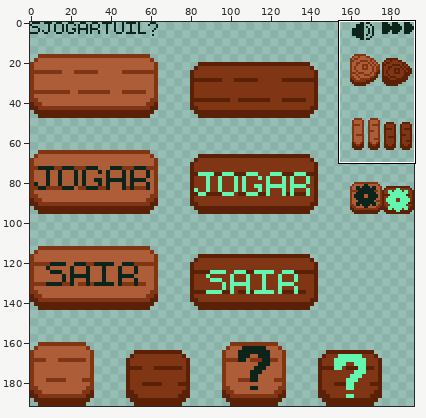
Edited in one commit: pixel-art file (Aseprite/Buttons.aseprite). The picture above shows the old version from afar; the outline marks the close-up.
Close-up. As it was:
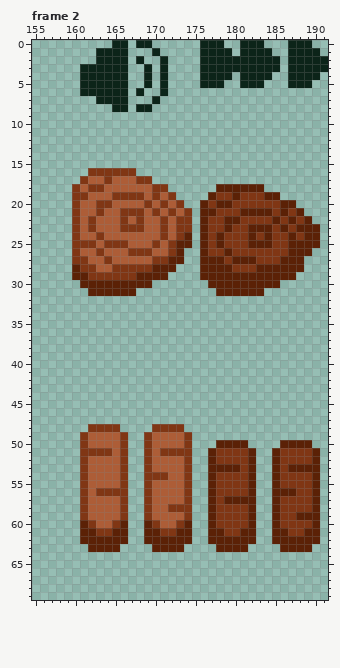
192x192 pixels, 2 frames. Shown: frame 2: x 155..191, y 0..69. The commit also changed other frames or places, which this record leaves out.
New version:
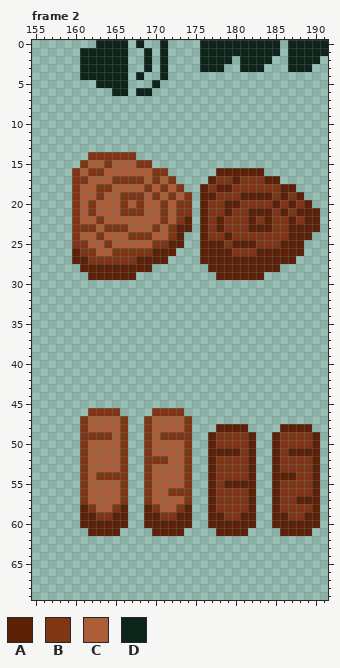
Palette (. is transparent): A #5b2106  B #803614  C #ad5d37  D #0c2419
Diff:
Changed rows in their new state; - is an unchanged pixel.
Frame 2:
first column x 161:
 0 --DD----.-D-------DD---DD----DD
 1 DD------D.D--------D----D-----D
 2 DD-----.D----------.----.-----.
 3 ------------------..---..----..
 4 -------D.------....-....--....-
 5 ..------.D.----...--...---...--
 6 ....----D-.--------------------
 7 --....---.---------------------
 8 ----..-..----------------------
first column x 160:
14 --BBBBBB-----------------------
15 -BCCBCCCBB---------------------
16 BC--CCCCCCBB------AAAAAA-------
17 B---CBBB-CBCB----ABBABBBAA-----
18 --C-B----BC-CB--AB--BBBBBBAA---
19 -C-B-C-------CB-A---BAAA-BABA--
20 --BCC-B-BC----B---B-A----AB-BA-
21 --BC------CBCB---B-A-B-------AA
22 --CB--C-C-----A---ABB-A-AB----A
23 -B--BB-CC-BCBAA---AB------BA---
24 -------BBB-CBA.---BA--B-B---A-.
25 --C--CC----BA-.--A--AA-BB-A--..
26 ABBC-BB---AAA.---AA----AAAA--.-
27 AABB-BBBAAAA..-----A---AAA--.--
28 .AAAAAAAAA...---.---AAA---...--
29 ..AAAAAA....----..------....---
30 -.........-------.........-----
31 --......----------......-------
first column x 161:
46 -BBBB----BBBB-----------------
47 BCCCCB--BCCCCB----------------
48 BCCCCB--BCCCCB---AAAA----AAAA-
49 -BBB------BBB---ABBBBA--ABBBBA
50 ----------------ABBBBA--ABBBBA
51 -CCC------CCC----AAA------AAA-
52 ---------BB-------------------
53 -----------------BBB------BBB-
54 --BBB----CC--------------AA---
55 ------------------AAA---------
56 --CCC------BB------------BB---
57 ------------------BBB------AA-
58 AB--BA--AB-C-A----------------
59 AABBAA--AABBAA---A--A----A-B--
60 -AAAA----AAAA----AAAA----AAAA-
61 .-AA-.--.-AA-.--.-AA-.--.-AA-.
62 ......--......--......--......
63 -....----....----....----....-
